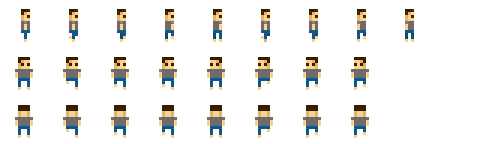
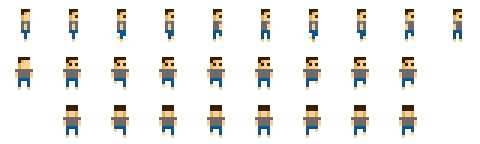
The second 480 x 144 image is a revision of the first. Changes to its layers:
painted on "player" over 15, 9, 462, 138
